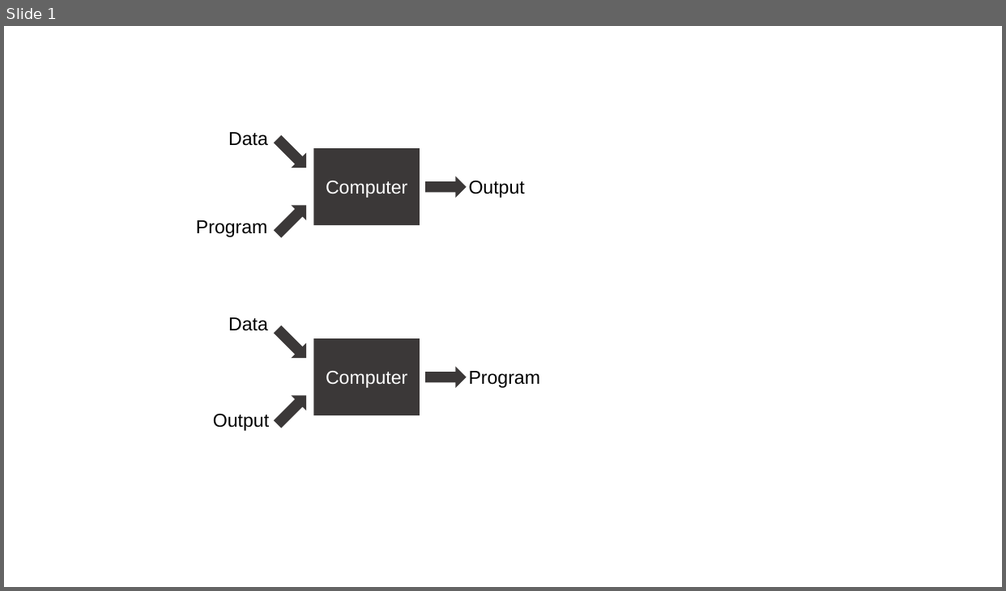
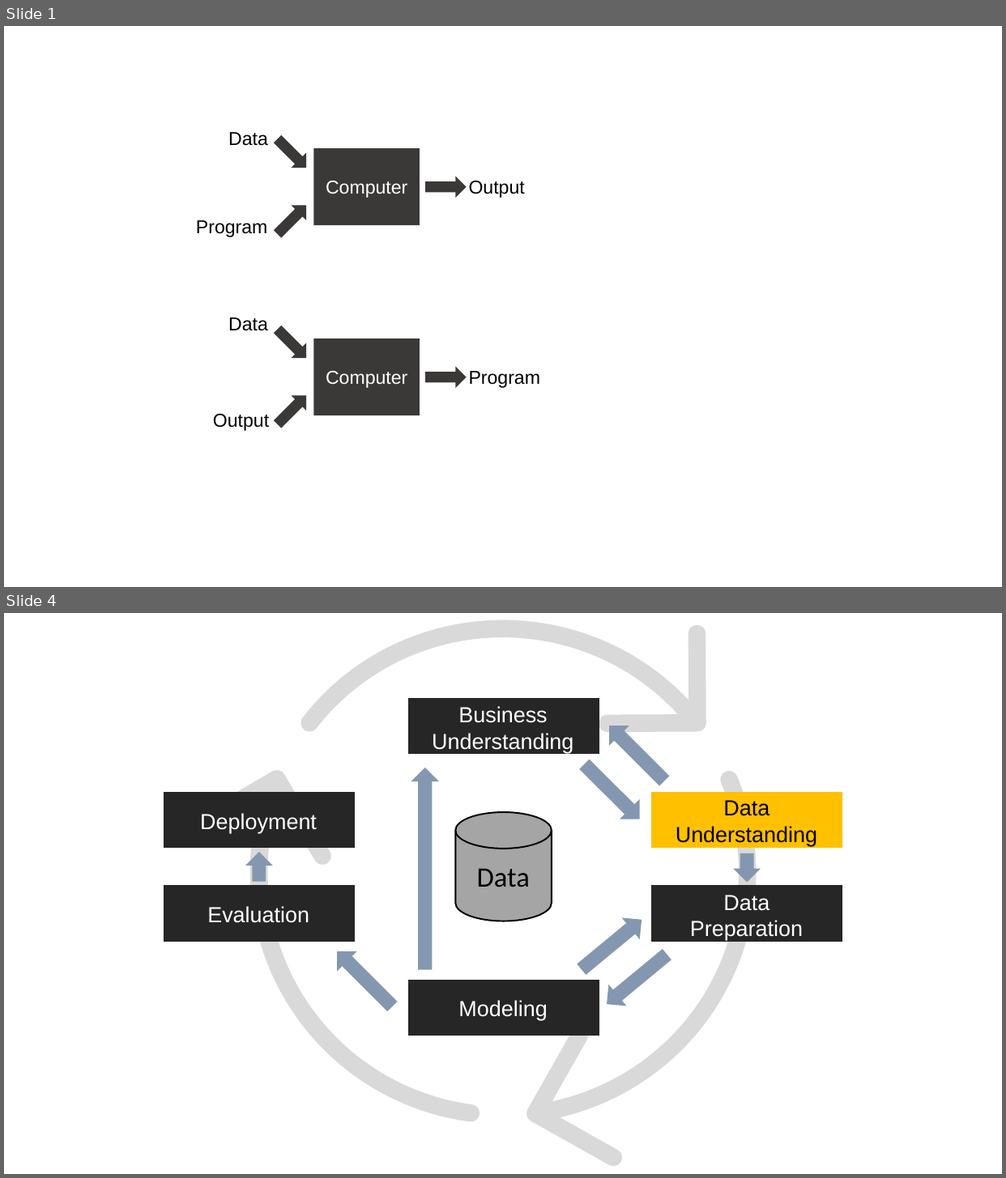
Before and after one commit to w4bo/AA2425-unibo-mldm, a slide deck: slides/img/figures.pptx. Shown one above the other, each under a label of ours: slide 1 before the commit, slides 1 and 4 after it; the slides between them are not shown. The pictures are 1006x591 and 1006x1178 pixels, drawn with LibreOffice and Linux fonts; fonts in the diff are those of the drawing. Boxes give left, top, right and bottom in pixels: in the first picture for what was removed or moved away, otherwise in the second. Text is boxed around its words. In the diff, an @@ line names an element or a change of style, - is before the commit and + after.

Commit message:
update slides

```diff
--- a/slides/img/figures.pptx
+++ b/slides/img/figures.pptx
@@ slide 4 added at (4, 613, 1002, 1174), background #FFFFFF @@
@@ freeform shape added at (301, 619, 707, 732), fill #D9D9D9 @@
@@ freeform shape added at (408, 697, 600, 754), fill #262626 @@
@@ text added at (458, 706, 547, 723), 21 pt, text #FFFFFF @@
+Business
@@ text added at (432, 733, 573, 753), 21 pt, text #FFFFFF @@
+Understanding
@@ freeform shape added at (599, 716, 674, 790), fill #8497B0 @@
@@ freeform shape added at (191, 770, 480, 1122), fill #D9D9D9 @@
@@ freeform shape added at (411, 768, 439, 969), fill #8497B0 @@
@@ freeform shape added at (526, 771, 756, 1166), fill #D9D9D9 @@
@@ freeform shape added at (580, 760, 640, 820), fill #8497B0 @@
@@ freeform shape added at (164, 792, 355, 848), fill #262626 @@
@@ freeform shape added at (651, 792, 843, 848), fill #FFC000 @@
@@ text added at (723, 800, 769, 816), 21 pt, text #000000 @@
+Data
@@ text added at (200, 813, 317, 833), 21 pt, text #FFFFFF @@
+Deployment
@@ freeform shape added at (455, 812, 552, 922), fill #A5A5A5 @@
@@ freeform shape added at (455, 831, 552, 849), outline #000000 1.5 pt @@
@@ freeform shape added at (455, 812, 552, 922), outline #000000 1.5 pt @@
@@ text added at (675, 826, 817, 846), 21 pt, text #000000 @@
+Understanding
@@ freeform shape added at (246, 852, 274, 882), fill #8497B0 @@
@@ freeform shape added at (733, 854, 761, 882), fill #8497B0 @@
@@ text added at (477, 869, 530, 887), 27 pt, text #000000 @@
+Data
@@ freeform shape added at (164, 885, 355, 942), fill #262626 @@
@@ freeform shape added at (651, 885, 843, 942), fill #262626 @@
@@ text added at (723, 895, 769, 911), 21 pt, text #FFFFFF @@
+Data
@@ text added at (207, 906, 309, 923), 21 pt, text #FFFFFF @@
+Evaluation
@@ freeform shape added at (573, 909, 650, 981), fill #8497B0 @@
@@ text added at (690, 920, 803, 940), 21 pt, text #FFFFFF @@
+Preparation
@@ freeform shape added at (327, 941, 403, 1016), fill #8497B0 @@
@@ freeform shape added at (598, 944, 675, 1015), fill #8497B0 @@
@@ freeform shape added at (408, 980, 600, 1036), fill #262626 @@
@@ text added at (458, 1000, 547, 1020), 21 pt, text #FFFFFF @@
+Modeling
```
Also in this commit, not shown: 4 other slides added, 12 other files.
